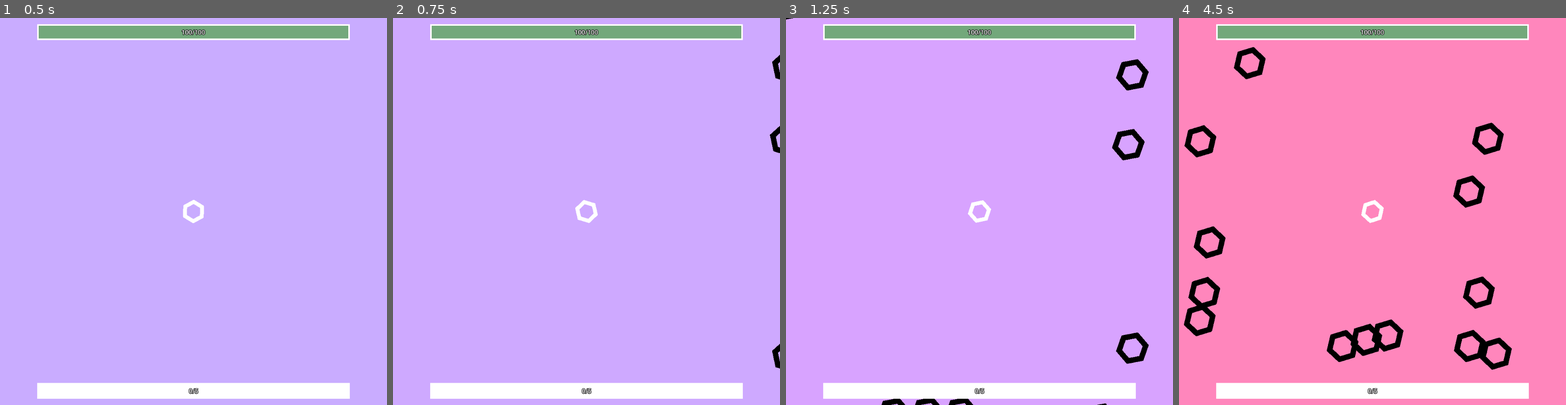
Above: before the commit, frames 1-4 (left to right).
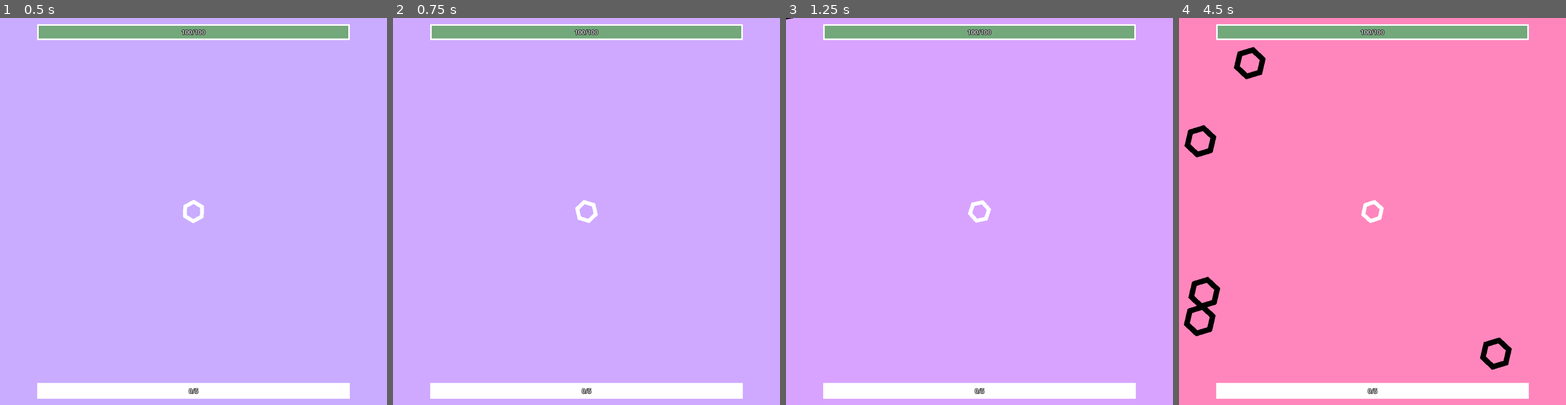
Above: after the commit, the same moments.

Repository: pharnisch/Hexagonal-Havoc
Game: Godot game, scene res://map_1.tscn
Same seed, same stepped clock (60 frames per second), same inputs: the game is played once before the commit and once after it.
Inputs:
- Up to frame 1 (0.5 s): no input
- Up to frame 2 (0.75 s): tap Enter at 0.5 s; hold Right (ui_right) from 0.53 s (still down)
- Up to frame 3 (1.25 s): keep holding Right (ui_right)
- Up to frame 4 (4.5 s): release Right (ui_right) at 1.28 s; hold Down (ui_down) 1.28-2.03 s; hold Right (ui_right) 2.03-2.78 s; hold Up (ui_up) 2.78-3.53 s; hold Left (ui_left) from 3.53 s (still down)

Frame 1 is identical in both runs. In frame 2, 0.3% of the frame differs, in the area x 97-100%, y 9-91%; in frame 3, 1.2%; in frame 4, 2.4%, in the area x 3-84%, y 27-89%.

Commit message:
.

Diff:
--- a/SkillSystem.gd
+++ b/SkillSystem.gd
@@ -23,6 +23,17 @@
 	#self.state = self.get_max_state()
 	#self.state.triangle.learned = false
 	#self.state.square.learned = false
+
+	return
+	self.state.circle.learned = false
+	self.state.line.learned = true
+	for sub_state_k in self.state.keys():
+		if typeof(self.state[sub_state_k]) == typeof({}):
+			for k in self.state[sub_state_k].keys():
+				if typeof(self.state[sub_state_k][k]) == typeof(0):
+					self.state[sub_state_k][k] = 5
+				#elif self.state[sub_state_k][k] == false:
+				#	self.state[sub_state_k][k] = true
 
 
 
--- a/map_1.gd
+++ b/map_1.gd
@@ -108,7 +108,7 @@
 				{
 					"spawn_time": 0,
 					"enemy_type": self.hexagon_enemy,
-					"amount": 12 + round(difficulty_coefficient/1.5),
+					"amount": 4 + round(difficulty_coefficient/1.5),
 					"shape": shapes[self.rng.randi_range(0,shapes.size()-1)],
 					"shape_args": {"radius":600,"sep":100},
 					"walking_variant": self.rng.randi_range(1,4),
--- a/player.gd
+++ b/player.gd
@@ -13,7 +13,7 @@
 var exp_bonus = 0
 
 func _start():
-	pass
+	self.name = "Player"
 
 func _physics_process(delta):
 
--- a/skill_container.gd
+++ b/skill_container.gd
@@ -123,7 +123,7 @@
 			overshoot = "+25% Beam Length [LINE]", # todo: make main line longer (maximum 3 times long)
 			sun_beam = "+2.5% Sun Beam Proc Chance [LINE]",
 			attack_range = "+20% Attack Range [LINE]", # todo: create second attack range
-			chain_lightning = "+15% Chain Lightning",
+			chain_lightning = "+15% Chain Lightning [LINE]",
 
 			#element = null,
 		},
--- a/weapon.gd
+++ b/weapon.gd
@@ -119,52 +119,60 @@
 	var from_position = null
 	if from_object == null:
 		from_object = owner
-	if typeof(from_object) == typeof(false):
-		return
-	from_position = from_object.global_position
-
-	#print(from_position, target_position)
-
-	var new_bullet = bullet_template.instantiate()
-
-	var target_position = target.global_position
-	# overshooting scale
-	var v = target_position - from_position
-	target_position = from_position + v * (1 + self.line_overshoot / 4.)
-
-	new_bullet.set_points(from_position, target_position)
-	new_bullet.damage = 10 * 8 * (1 + self.skill_state.line.damage / 10. + self.skill_state.damage / 30.)
-	new_bullet.living_time = 0.5 * (1 + self.skill_state.line.living_time / 4. + self.skill_state.living_time / 8.)
-	new_bullet.crit = 0.05 + 1. * (self.skill_state.line.crit / 8. + self.skill_state.crit / 20.)
-	new_bullet.crit_factor = 2.0 * (1 + self.skill_state.line.crit_factor / 5. + self.skill_state.crit_factor / 10.)
-	#new_bullet.destructable = !self.skill_state.line.indestructable
-	new_bullet.destructable = false #!(self.rng.randf_range(0,1) <= self.skill_state.line.indestructable * 0.15)
-	owner.owner.add_child(new_bullet)
-
-	var lightning_proc = self.rng.randf_range(0,1) <= 0.15 * self.skill_state.line.chain_lightning
-	if lightning_proc:
-		var circle_shape = CircleShape2D.new()
-		circle_shape.radius = 125 + 25 * self.skill_state.line.attack_range
-		var query_params = PhysicsShapeQueryParameters2D.new()
-		query_params.shape = circle_shape
-		query_params.transform = Transform2D(0, target_position)
-		var space_state = get_world_2d().direct_space_state
-		var result = space_state.intersect_shape(query_params)
-		var filtered_result = []
-		names_hit.append(from_object.name)
-		for res in result:
-			for name_hit in names_hit:
-				if name_hit in res["collider"].name:
-					continue
-			#if "Player" in res["collider"].name:
-			#	continue
-			#if res["collider"] == from_object:
-			#	continue
-			filtered_result.append(res)
-		if filtered_result.size() == 0:
-			return
-
-		self._beam(bullet_template, result[0]["collider"], target, names_hit)
+	if typeof(from_object) != typeof(false):
+		from_position = from_object.global_position
+
+		#print(from_position, target_position)
+
+		var new_bullet = bullet_template.instantiate()
+
+		var target_position = null
+		if typeof(target) == typeof(Vector2()):
+			target_position = target
+		else:
+			target_position = target.global_position
+			new_bullet.get_node("LineShape").width = max(1, 10 - 3 * (names_hit.size() - 1))
+
+		# overshooting scale
+		var v = target_position - from_position
+		target_position = from_position + v * (1 + self.line_overshoot / 4.)
+
+		var lightning_factor = names_hit.size() + 1
+
+		new_bullet.set_points(from_position, target_position)
+		new_bullet.damage = 10 / lightning_factor * 8 * (1 + self.skill_state.line.damage / 10. + self.skill_state.damage / 30.)
+		new_bullet.living_time = 0.5 * (1 + self.skill_state.line.living_time / 4. + self.skill_state.living_time / 8.)
+		new_bullet.crit = 0.05 + 1. * (self.skill_state.line.crit / 8. + self.skill_state.crit / 20.)
+		new_bullet.crit_factor = 2.0 * (1 + self.skill_state.line.crit_factor / 5. + self.skill_state.crit_factor / 10.)
+		#new_bullet.destructable = !self.skill_state.line.indestructable
+		new_bullet.destructable = false #!(self.rng.randf_range(0,1) <= self.skill_state.line.indestructable * 0.15)
+		owner.owner.add_child(new_bullet)
+
+		if typeof(target) != typeof(Vector2()):
+			var lightning_proc = self.rng.randf_range(0,1) <= 0.15 * self.skill_state.line.chain_lightning
+			if lightning_proc:
+				var circle_shape = CircleShape2D.new()
+				circle_shape.radius = 100 + 20 * self.skill_state.line.attack_range
+				var query_params = PhysicsShapeQueryParameters2D.new()
+				query_params.shape = circle_shape
+				query_params.transform = Transform2D(0, target_position)
+				var space_state = get_world_2d().direct_space_state
+				var result = space_state.intersect_shape(query_params)
+				var filtered_result = []
+
+				names_hit.append(target.name + "")
+				for res in result:
+					var skip = false
+					for name_hit in names_hit:
+						if name_hit == res["collider"].name:
+							skip = true
+							continue
+
+					if skip:
+						continue
+					filtered_result.append(res)
+				if filtered_result.size() != 0:
+					self._beam(bullet_template, filtered_result[0]["collider"], target, names_hit)
 
 
 func beam_sun(bullet_template, main_target):
@@ -178,7 +186,7 @@
 		var c = cos(angle * DEG2RAD)
 		var s = sin(angle * DEG2RAD)
 		var v = Vector2(velocity.x*c-velocity.y*s, velocity.x*s + velocity.y*c) * self.rng.randf_range(min_factor, max_factor)
-		self._beam(bullet_template, owner.global_position + v, false)
+		self._beam(bullet_template, owner.global_position + v, null)
 
 
 func circle_big_aoe_bullet(shoot_direction):
Not shown, added: wea10FF.tmp
Not shown, added: weaA9E6.tmp
